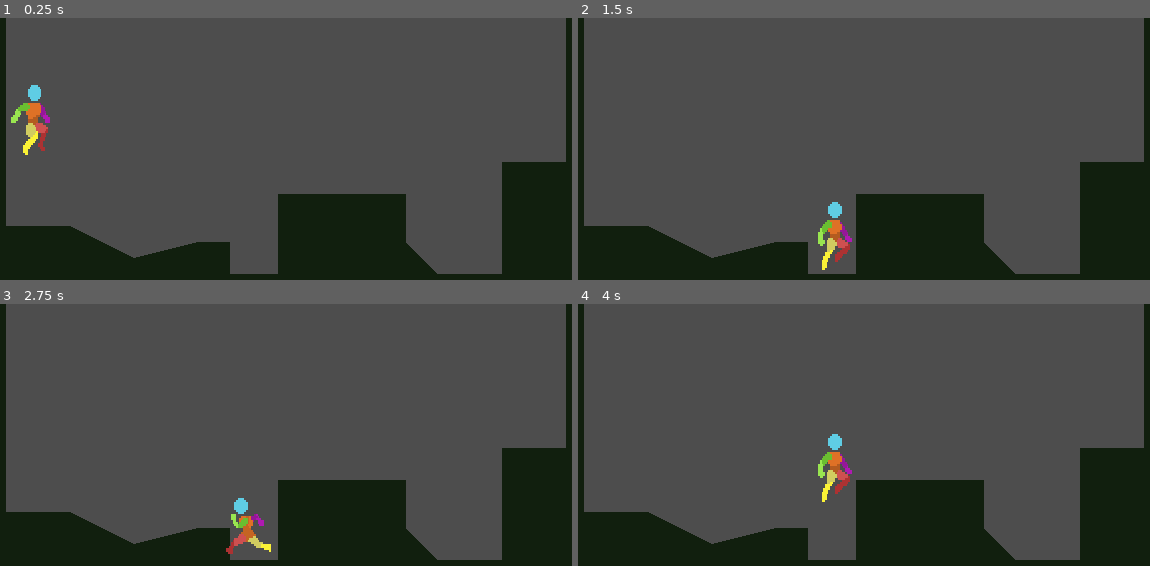
Above: before the commit, frames 1-4 (two rows, left to right).
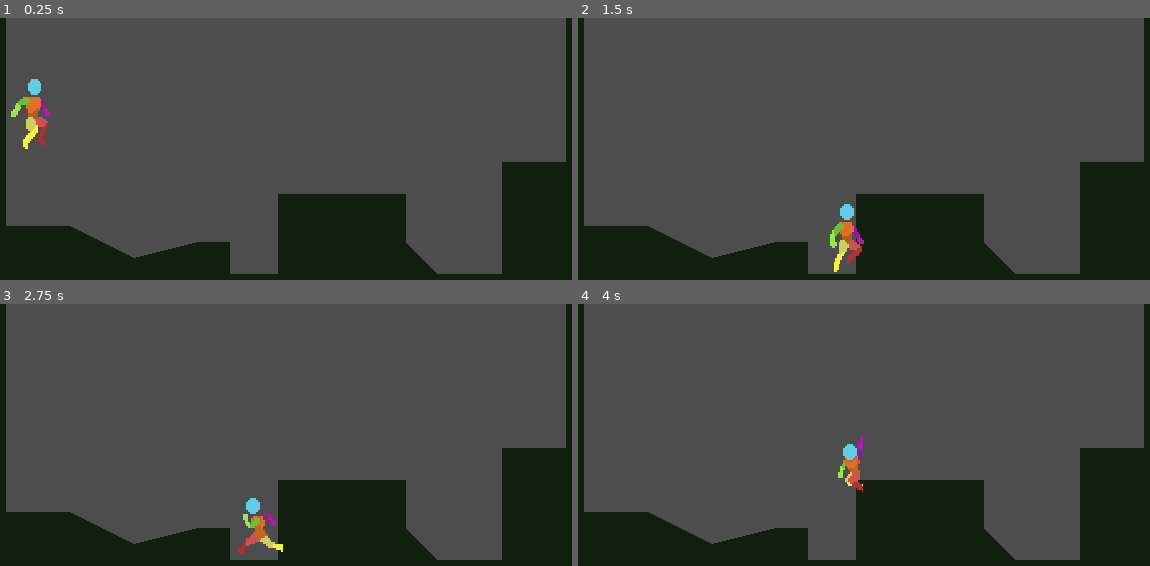
Above: after the commit, the same moments.

Repository: chuckzee/godot_2d_platformer
Game: Godot game, scene res://world.tscn
Same seed, same stepped clock (60 frames per second), same inputs: the game is played once before the commit and once after it.
Inputs:
- Up to frame 1 (0.25 s): no input
- Up to frame 2 (1.5 s): tap Enter (ui_accept) at 0.5, 0.77 s; hold Right (ui_right) from 0.53 s (still down)
- Up to frame 3 (2.75 s): tap Enter (ui_accept) at 1.52 s; release Right (ui_right) at 2.03 s; hold Left (ui_left) from 2.03 s (still down)
- Up to frame 4 (4 s): release Left (ui_left) at 2.78 s; hold Right (ui_right) from 2.78 s (still down); tap Enter (ui_accept) at 3.02, 3.77 s

The runs differ from the first frame. In frame 1, 0.7% of the frame differs, in the area x 1-9%, y 23-53%; in frame 2, 1.1%, in the area x 41-50%, y 70-97%; in frame 3, 1.0%; in frame 4, 1.1%.

Commit message:
change wall slide physics

Diff:
--- a/character.gd
+++ b/character.gd
@@ -7,6 +7,7 @@
 var gravity = ProjectSettings.get_setting("physics/2d/default_gravity")
 
 @onready var animated_sprite_2d = $AnimatedSprite2D
+@onready var collision_shape = $CollisionShape2D
 var was_on_floor = true
 var landing_animation = false
 
@@ -25,6 +26,12 @@
 		elif Input.is_action_just_pressed("ui_accept"):
 			velocity.y = JUMP_VELOCITY
 			was_on_floor = false
+	if is_on_wall_only():
+		animated_sprite_2d.play("wall_slide")
+		collision_shape.shape.extents = Vector2(5,16)
+		collision_shape.position.x = -6
+	else:
+		collision_shape.shape.extents = Vector2(8,16)
 
 	# Get the input direction and handle the movement/deceleration.
 	var direction = Input.get_axis("ui_left", "ui_right")
--- a/character.tscn
+++ b/character.tscn
@@ -280,7 +280,7 @@
 [node name="AnimatedSprite2D" type="AnimatedSprite2D" parent="."]
 scale = Vector2(0.833333, 1)
 sprite_frames = SubResource("SpriteFrames_1n3sy")
-animation = &"idle"
+animation = &"wall_slide"
 autoplay = "idle"
 
 [node name="CollisionShape2D" type="CollisionShape2D" parent="."]
--- a/project.godot
+++ b/project.godot
@@ -12,7 +12,7 @@
 
 config/name="2D_Godot_Demo"
 run/main_scene="res://world.tscn"
-config/features=PackedStringArray("4.1", "GL Compatibility")
+config/features=PackedStringArray("4.2", "GL Compatibility")
 config/icon="res://icon.svg"
 
 [display]
@@ -23,6 +23,10 @@
 window/size/window_height_override=720
 window/stretch/mode="canvas_items"
 
+[physics]
+
+common/physics_ticks_per_second=165
+
 [rendering]
 
 textures/canvas_textures/default_texture_filter=0
